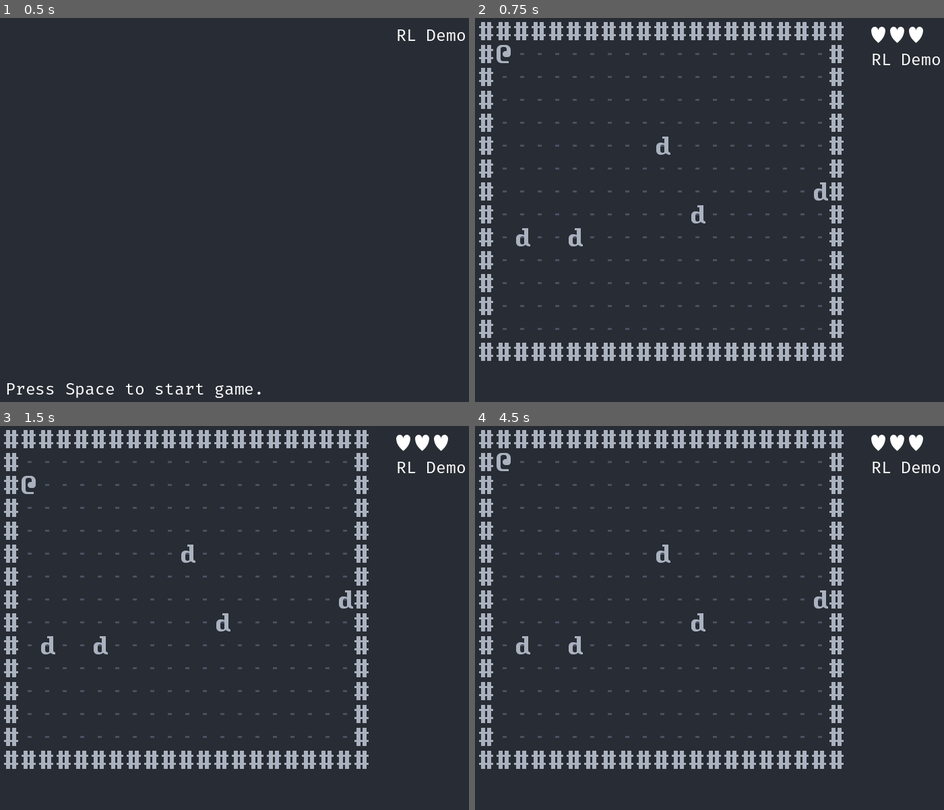
Above: before the commit, frames 1-4 (two rows, left to right).
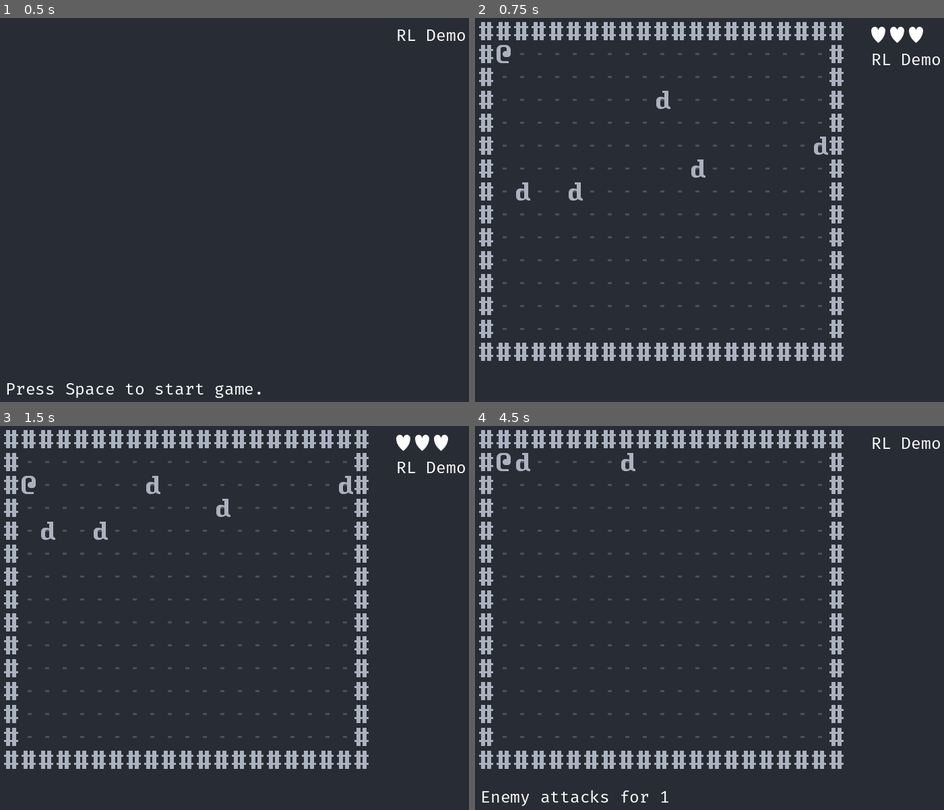
Above: after the commit, the same moments.

Repository: dave470003/froxis
Game: Godot game, scene res://scene/main/MainScene.tscn
Same seed, same stepped clock (60 frames per second), same inputs: the game is played once before the commit and once after it.
Inputs:
- Up to frame 1 (0.5 s): no input
- Up to frame 2 (0.75 s): tap Space (init_world) at 0.5, 0.6 s; hold Right (move_right) from 0.53 s (still down)
- Up to frame 3 (1.5 s): tap Space (init_world) at 1.25, 1.35 s; release Right (move_right) at 1.28 s; hold Down (move_down) from 1.28 s (still down)
- Up to frame 4 (4.5 s): tap Enter at 2, 3.5 s; release Down (move_down) at 2.03 s; hold Right (move_right) 2.03-2.78 s; tap Space (init_world) at 2.1, 2.75, 2.85, 3.6, 4.25, 4.35 s; hold Up (move_up) 2.78-3.53 s; hold Left (move_left) from 3.53 s (still down)

Frame 1 is identical in both runs. In frame 2, 0.8% of the frame differs, in the area x 8-76%, y 18-60%; in frame 3, 0.8%; in frame 4, 1.4%, in the area x 1-100%, y 2-99%.

Commit message:
Enemies move and attack.

Diff:
--- a/scene/main/DungeonBoard.gd
+++ b/scene/main/DungeonBoard.gd
@@ -26,6 +26,24 @@
 		return null
 	return _sprite_dict[group_name][x][y]
 
+func update_sprite_position(sprite: Sprite2D, x: int, y: int):
+	var oldPos: Array
+	var group: String
+
+	if sprite.is_in_group(_new_GroupName.DWARF):
+		group = _new_GroupName.DWARF
+	elif sprite.is_in_group(_new_GroupName.WALL):
+		group = _new_GroupName.WALL
+	else:
+		return
+
+	oldPos = _new_ConvertCoord.vector_to_array(sprite.position)
+	_sprite_dict[group][oldPos[0]][oldPos[1]] = null
+
+	sprite.position = _new_ConvertCoord.index_to_vector(x, y)
+	_sprite_dict[group][x][y] = sprite
+
+
 func _on_InitWorld_sprite_created(new_sprite: Sprite2D) -> void:
 	var pos: Array
 	var group: String
--- a/scene/main/EnemyAI.gd
+++ b/scene/main/EnemyAI.gd
@@ -1,8 +1,10 @@
 extends Node2D
 
 const Schedule := preload("res://scene/main/Schedule.gd")
+const DungeonBoard := preload("res://scene/main/DungeonBoard.gd")
 
 var _ref_Schedule: Schedule
+var _ref_DungeonBoard: DungeonBoard
 var _new_GroupName := preload("res://library/GroupName.gd").new()
 var _new_ConvertCoord := preload("res://library/ConvertCoord.gd").new()
 
@@ -23,6 +25,8 @@
 
 	var _pc = _ref_Schedule._actors[0]
 
+	move_to_pc(_pc, current_sprite)
+
 	if _pc_is_close(_pc, current_sprite):
 		enemy_attack.emit(1)
 	_ref_Schedule.end_turn()
@@ -34,3 +38,31 @@
 	var delta_y: int = abs(source_pos[1] - target_pos[1]) as int
 
 	return delta_x + delta_y < 2
+
+func move_to_pc(pc: Sprite2D, current: Sprite2D):
+	# very basic pathfinding. to be upgraded.
+	var current_pos: Array = _new_ConvertCoord.vector_to_array(current.position)
+	var pc_pos: Array = _new_ConvertCoord.vector_to_array(pc.position)
+
+	var dir = ""
+
+	if pc_pos[1] > current_pos[1] and try_to_move(current, current_pos[0], current_pos[1] + 1):
+		update_position(current, current_pos[0], current_pos[1] + 1)
+	elif (pc_pos[1] < current_pos[1]) and try_to_move(current, current_pos[0], current_pos[1] - 1):
+		update_position(current, current_pos[0], current_pos[1] - 1)
+	elif (pc_pos[0] > current_pos[0]) and try_to_move(current, current_pos[0] + 1, current_pos[1]):
+		update_position(current, current_pos[0] + 1, current_pos[1])
+	elif (pc_pos[0] < current_pos[0]) and try_to_move(current, current_pos[0] - 1, current_pos[1]):
+		update_position(current, current_pos[0] - 1, pc_pos[1])
+
+func try_to_move(current_sprite, x, y):
+	if not _ref_DungeonBoard.is_inside_dungeon(x, y):
+		return false
+	elif _ref_DungeonBoard.has_sprite(_new_GroupName.WALL, x, y):
+		return false
+	elif _ref_DungeonBoard.has_sprite(_new_GroupName.DWARF, x, y):
+		return false
+	return true
+
+func update_position(sprite: Sprite2D, x, y):
+	_ref_DungeonBoard.update_sprite_position(sprite, x, y)
--- a/scene/main/MainScene.gd
+++ b/scene/main/MainScene.gd
@@ -62,7 +62,7 @@
 	[
 		"_ref_DungeonBoard",
 		DUNGEON,
-		PC_MOVE, PC_ATTACK, REMOVE, INIT_WORLD,
+		PC_MOVE, PC_ATTACK, REMOVE, INIT_WORLD, NPC
 	],
 	[
 		"_ref_Schedule",
--- a/scene/main/PCMove.gd
+++ b/scene/main/PCMove.gd
@@ -83,4 +83,9 @@
 	else:
 		set_process_unhandled_input(false)
 		_pc.position = _new_ConvertCoord.index_to_vector(x, y)
+		# after moving PC tries to attack dwarves in range
+		for a in range(x-1, x+2):
+			for b in range(y-1, y+2):
+				if _ref_DungeonBoard.has_sprite(_new_GroupName.DWARF, a, b):
+					get_node(PC_ATTACK).attack(_new_GroupName.DWARF, a, b)
 		_ref_Schedule.end_turn()
